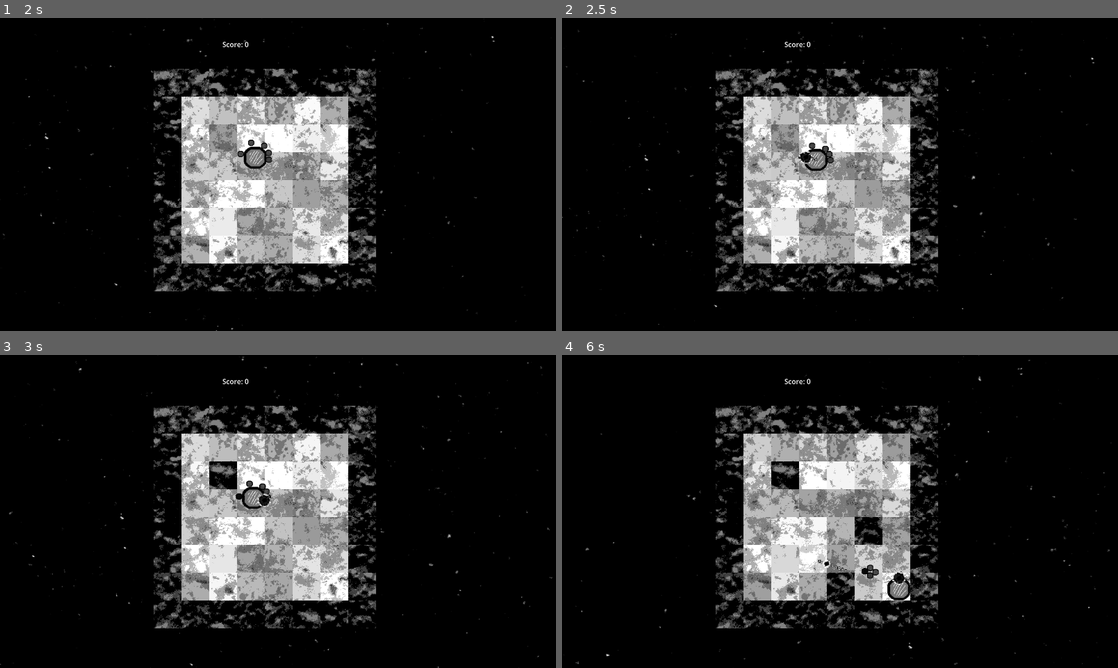
Above: before the commit, frames 1-4 (two rows, left to right).
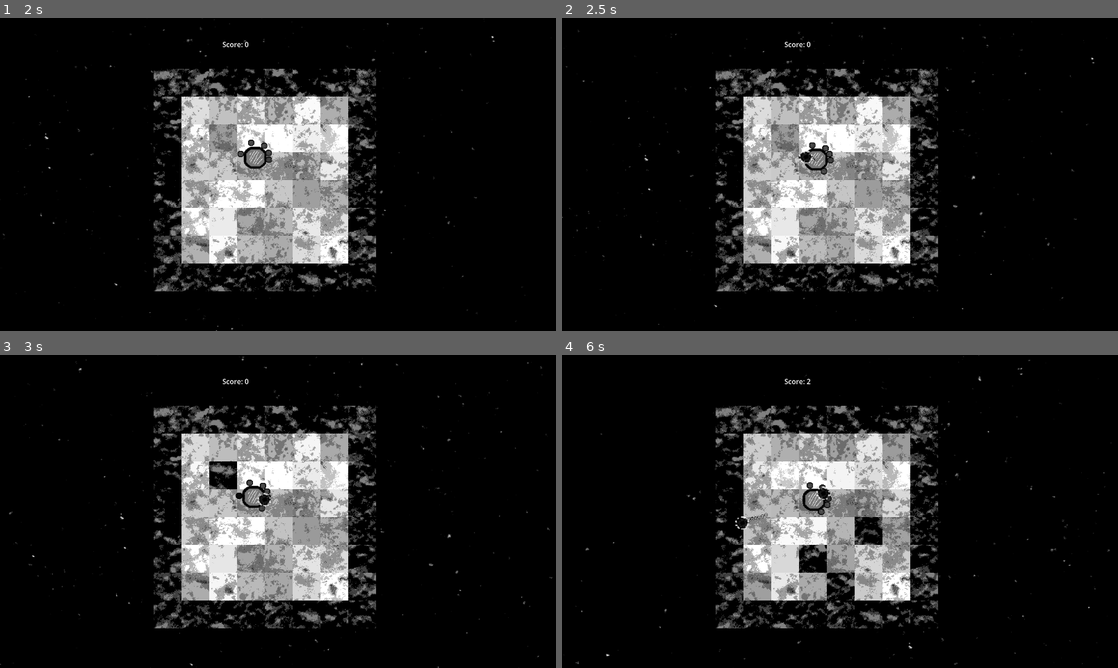
Above: after the commit, the same moments.

Repository: Indivicivet/ludumdare54
Game: Godot game, scene res://ludumdare54.tscn
Same seed, same stepped clock (60 frames per second), same inputs: the game is played once before the commit and once after it.
Inputs (mouse positions are in pixels of both pictures, inside the frame that each line leads up to):
- Up to frame 1 (2 s): move the mouse to (250, 237) at 0.52 s; press the mouse at (250, 237) at 0.53 s; hold Up (up) from 0.53 s (still down); move the mouse to (444, 221) at 1.27 s; release the mouse at (444, 221) at 1.28 s; click (444, 221) at 1.35 s
- Up to frame 2 (2.5 s): move the mouse to (673, 127) at 2.02 s; release Up (up) at 2.03 s; press the mouse at (673, 127) at 2.03 s; hold Left (left) from 2.03 s (still down)
- Up to frame 3 (3 s): keep holding Left (left); move the mouse to (305, 511) at 2.77 s; release the mouse at (305, 511) at 2.78 s; click (305, 511) at 2.85 s
- Up to frame 4 (6 s): move the mouse to (756, 433) at 3.52 s; release Left (left) at 3.53 s; press the mouse at (756, 433) at 3.53 s; hold Down (down) 3.53-4.28 s; move the mouse to (962, 495) at 4.27 s; release the mouse at (962, 495) at 4.28 s; hold Right (right) 4.28-5.03 s; click (962, 495) at 4.35 s; move the mouse to (728, 527) at 5.02 s; press the mouse at (728, 527) at 5.03 s; hold Up (up) 5.03-5.78 s; move the mouse to (895, 442) at 5.77 s; release the mouse at (895, 442) at 5.78 s; hold Right (right) from 5.78 s (still down); click (895, 442) at 5.85 s

Frame 1 is identical in both runs. In frame 2, 0.1% of the frame differs, in the area x 42-49%, y 39-50%; in frame 3, 0.2%; in frame 4, 1.7%, in the area x 31-63%, y 7-79%.

Commit message:
spawn enemies from the center (is that the place? maybe it is...)

Diff:
--- a/ludumdare54.tscn
+++ b/ludumdare54.tscn
@@ -10,6 +10,7 @@
 [ext_resource type="PackedScene" uid="uid://telbw0j0atkg" path="res://floor_or_block.tscn" id="7_p865s"]
 [ext_resource type="PackedScene" uid="uid://c4i8t3vyd1rqu" path="res://enemy_type_1.tscn" id="9_1g1nj"]
 [ext_resource type="PackedScene" uid="uid://d2mwe78xq0kar" path="res://score.tscn" id="10_5oqj3"]
+[ext_resource type="Script" path="res://scripts/enemy_spawner.gd" id="11_gi10b"]
 
 [sub_resource type="CircleShape2D" id="CircleShape2D_gwbx5"]
 radius = 26.0192
@@ -270,3 +271,13 @@
 
 [node name="score" parent="." instance=ExtResource("10_5oqj3")]
 position = Vector2(648, 68)
+
+[node name="enemy_spawner" type="Node2D" parent="."]
+position = Vector2(614, 371)
+script = ExtResource("11_gi10b")
+
+[node name="Timer" type="Timer" parent="enemy_spawner"]
+wait_time = 2.0
+autostart = true
+
+[connection signal="timeout" from="enemy_spawner/Timer" to="enemy_spawner" method="_on_timer_timeout"]
--- /dev/null
+++ b/scripts/enemy_spawner.gd
@@ -0,0 +1,10 @@
+extends Node2D
+
+
+var enemy_type1_scn = preload("res://enemy_type_1.tscn")
+
+
+func _on_timer_timeout():
+	var enemy_obj = enemy_type1_scn.instantiate()
+	add_child(enemy_obj)
+	enemy_obj.transform = Transform2D.IDENTITY
Not shown: 1 places in ludumdare54.tscn that only renumber resources
